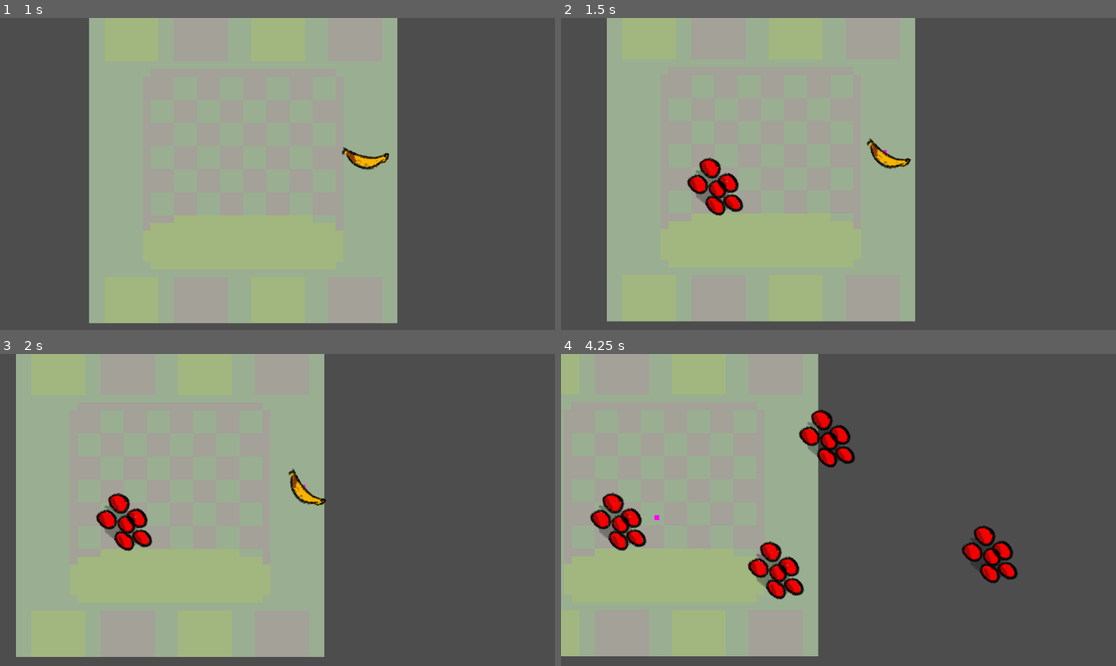
Above: before the commit, frames 1-4 (two rows, left to right).
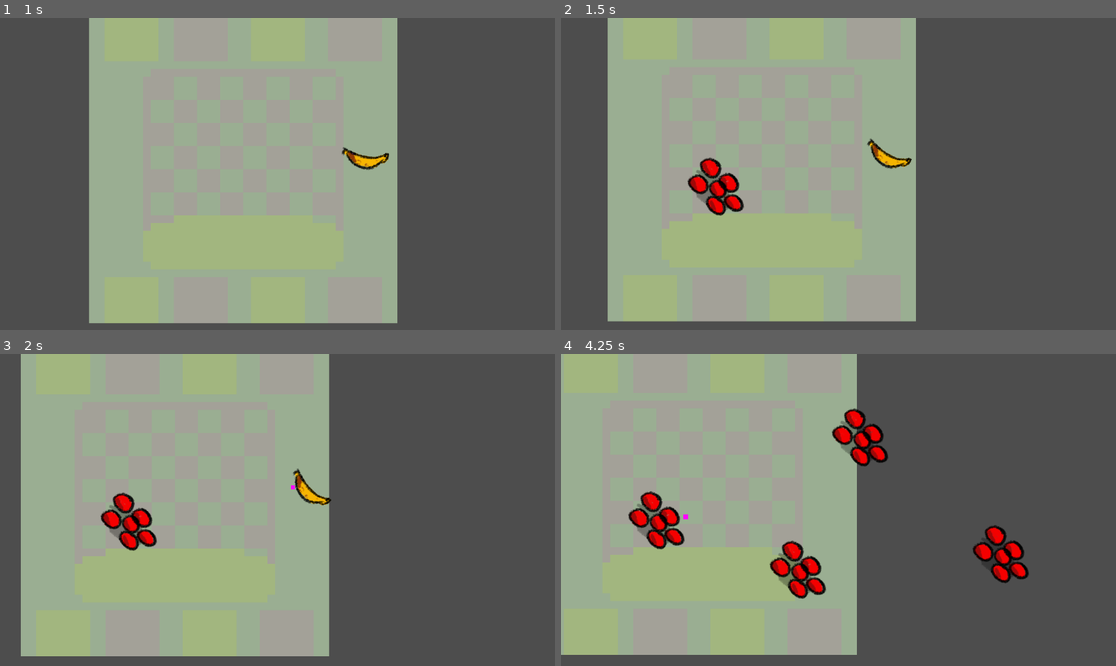
Above: after the commit, the same moments.

Repository: sixrobin/GMTK2024
Game: Godot game, scene res://game.tscn
Two runs of this game, one before a commit and one after it. Both use one fixed random seed, a clock stepped at 60 frames per second and the inputs below.
Inputs (mouse positions are in pixels of both pictures, inside the frame that each line leads up to):
- Up to frame 1 (1 s): tap Enter at 0.5 s; move the mouse to (399, 158) at 0.52 s; hold Space (SpawnObject) from 0.53 s (still down)
- Up to frame 2 (1.5 s): move the mouse to (727, 189) at 1.27 s; release Space (SpawnObject) at 1.28 s; tap Space (SpawnObject) at 1.35 s
- Up to frame 3 (2 s): no input
- Up to frame 4 (4.25 s): move the mouse to (894, 441) at 2.02 s; hold Space (SpawnObject) 2.03-2.78 s; move the mouse to (810, 572) at 2.77 s; tap Space (SpawnObject) at 2.85 s; move the mouse to (1005, 556) at 3.52 s; hold Space (SpawnObject) from 3.53 s (still down)

Frame 1 is identical in both runs. In frame 2, 0.7% of the frame differs, in the area x 8-64%, y 0-98%; in frame 3, 3.3%; in frame 4, 16%, in the area x 0-85%, y 0-97%.

Commit message:
interaction fix

Diff:
--- a/scripts/creature.gd
+++ b/scripts/creature.gd
@@ -2,31 +2,40 @@
 class_name Player
 
 @export var SMOOTH_SPEED: float = 5
-var speed_boost: float = 1
 @export var stun_timer: Timer = null
 
 var target_object: ObjectOfInterest = null
+var is_interacting: bool = false
 var is_stunned: bool = false
+var speed_boost: float = 1
 
 func _process(delta: float):
-	if is_stunned:
+	if is_stunned or is_interacting:
 		return
 	if target_object == null:
 		target_object = ObjectManager.get_first_object()
 	if target_object != null:
 		self.position = lerp(self.position, target_object.position, delta * SMOOTH_SPEED * speed_boost)
 
+# INTERACT
 func interact(object: ObjectOfInterest):
+	is_interacting = true
 	object.before_apply()
-	if object.interact_duration >0:
+	if object.interact_duration > 0:
 		var interaction_timer: Timer = Timer.new()
 		add_child(interaction_timer)
-		interaction_timer.timeout.connect(func():object.apply(self))
-		interaction_timer.timeout.connect(func():interaction_timer.queue_free())
+		interaction_timer.timeout.connect(func(): on_interaction_end(object))
+		interaction_timer.timeout.connect(func(): interaction_timer.queue_free())
 		interaction_timer.start(object.interact_duration)
 	else:
-		object.apply(self)
+		on_interaction_end(object)
 
+func on_interaction_end(object: ObjectOfInterest):
+	print("end of interaction")
+	is_interacting = false
+	object.apply(self)
+
+# STUN
 func stun(stun_resource: StunResource) -> Timer:
 	if is_stunned:
 		return
--- a/scripts/objects/objectOfInterest.gd
+++ b/scripts/objects/objectOfInterest.gd
@@ -1,13 +1,12 @@
 extends Node2D
 class_name ObjectOfInterest
 
-var is_enabled: bool = true
+var is_being_interacted: bool = false
 
 @export var attractive: bool = true
 @export var delete_on_applied: bool = true
 
 @export var interact_duration: float = 0
-@export var disabled_during_interaction: bool = false
 
 @export var stun_resource: StunResource = null
 
@@ -19,14 +18,13 @@
 		ObjectManager.register_object(self)
 
 func _on_area_2d_body_entered(body: Node2D) -> void:
-	if is_enabled == false:
+	if is_being_interacted == true:
 		return
 	if body is Player:
 		body.interact(self)
 
 func before_apply():
-	if disabled_during_interaction:
-		is_enabled = false
+	is_being_interacted = true
 
 func apply(player: Player):
 	if stun_resource:
@@ -38,7 +36,7 @@
 	on_applied()
 
 func on_applied():
-	is_enabled = true
+	is_being_interacted = false
 	if attractive:
 		ObjectManager.unregister_object(self)
 	if delete_on_applied:
